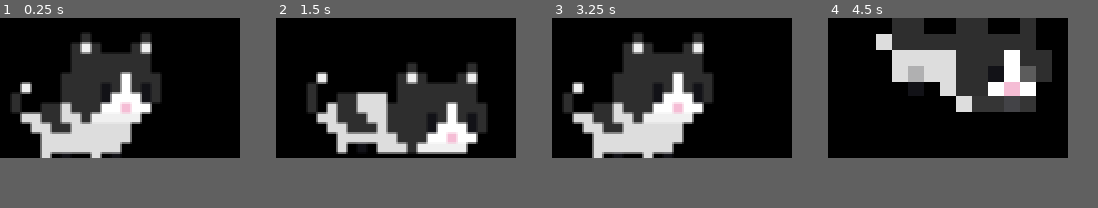
Above: before the commit, frames 1-4 (left to right).
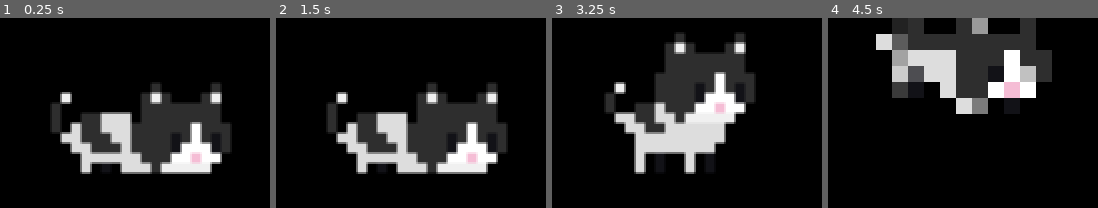
Above: after the commit, the same moments.

Repository: LaBottle/GodotDesktopPet
Game: Godot game, scene res://World.tscn
Same seed, same stepped clock (60 frames per second), same inputs: the game is played once before the commit and once after it.
Inputs (mouse positions are in pixels of both pictures, inside the frame that each line leads up to):
- Up to frame 1 (0.25 s): no input
- Up to frame 2 (1.5 s): move the mouse to (448, 80) at 0.52 s; press the mouse at (448, 80) at 0.53 s; tap Enter at 1.25 s; move the mouse to (348, 95) at 1.27 s; release the mouse at (348, 95) at 1.28 s; click (348, 95) at 1.35 s
- Up to frame 3 (3.25 s): move the mouse to (695, 57) at 2.02 s; press the mouse at (695, 57) at 2.03 s; tap Space at 2.75 s; move the mouse to (660, 116) at 2.77 s; release the mouse at (660, 116) at 2.78 s; click (660, 116) at 2.85 s
- Up to frame 4 (4.5 s): move the mouse to (1019, 109) at 3.52 s; press the mouse at (1019, 109) at 3.53 s; tap Enter at 4.25 s; move the mouse to (876, 67) at 4.27 s; release the mouse at (876, 67) at 4.28 s; click (876, 67) at 4.35 s
In our replay, the window is 120x70 before the commit and 135x95 after it. These sizes can differ from the game's own. Grey fills any space a smaller window leaves; there, only what the larger window draws over its background counts as a difference.

The runs differ from the first frame. In frame 1, 31% of the frame differs, in the area x 4-86%, y 8-83%; in frame 2, 23%; in frame 3, 24%; in frame 4, 5.2%.

Commit message:
animation edit

Diff:
--- a/Pet/Pet.tscn
+++ b/Pet/Pet.tscn
@@ -18,9 +18,7 @@
 [ext_resource path="res://Assets/white_walk_8fps/7.png" type="Texture" id=16]
 [ext_resource path="res://Assets/white_walk_8fps/4.png" type="Texture" id=17]
 [ext_resource path="res://Assets/white_drug&fall/1.png" type="Texture" id=18]
-[ext_resource path="res://Assets/white_land_8fps/0.png" type="Texture" id=19]
 [ext_resource path="res://Assets/white_drug&fall/2.png" type="Texture" id=20]
-[ext_resource path="res://Assets/white_land_8fps/1.png" type="Texture" id=21]
 [ext_resource path="res://Assets/white_run_8fps/8.png" type="Texture" id=22]
 [ext_resource path="res://Assets/white_run_8fps/2.png" type="Texture" id=23]
 [ext_resource path="res://Assets/white_run_8fps/5.png" type="Texture" id=24]
@@ -31,6 +29,8 @@
 [ext_resource path="res://Assets/white_run_8fps/4.png" type="Texture" id=29]
 [ext_resource path="res://Assets/white_run_8fps/1.png" type="Texture" id=30]
 [ext_resource path="res://Assets/white_run_8fps/7.png" type="Texture" id=31]
+[ext_resource path="res://Assets/white_land_8fps/0_1.png" type="Texture" id=32]
+[ext_resource path="res://Assets/white_land_8fps/1_1.png" type="Texture" id=33]
 
 [sub_resource type="SpriteFrames" id=2]
 animations = [ {
@@ -44,7 +44,7 @@
 "name": "idle",
 "speed": 4.0
 }, {
-"frames": [ ExtResource( 19 ), ExtResource( 21 ) ],
+"frames": [ ExtResource( 32 ), ExtResource( 33 ) ],
 "loop": false,
 "name": "land",
 "speed": 8.0
@@ -62,7 +62,7 @@
 "frames": [ ExtResource( 12 ), ExtResource( 1 ), ExtResource( 3 ), ExtResource( 4 ), ExtResource( 17 ), ExtResource( 14 ), ExtResource( 15 ), ExtResource( 16 ) ],
 "loop": true,
 "name": "walk",
-"speed": 4.0
+"speed": 3.0
 } ]
 
 [sub_resource type="Animation" id=3]
@@ -307,6 +307,7 @@
 }
 
 [node name="Pet" type="AnimatedSprite"]
+position = Vector2( 0, -7 )
 frames = SubResource( 2 )
 animation = "idle"
 frame = 1
--- a/project.godot
+++ b/project.godot
@@ -16,8 +16,8 @@
 
 [display]
 
-window/size/width=120
-window/size/height=70
+window/size/width=135
+window/size/height=95
 window/size/resizable=false
 window/size/borderless=true
 window/size/always_on_top=true
Binary file changed: Assets/white_idle_8fps/0.png
Binary file changed: Assets/white_idle_8fps/1.png
Binary file changed: Assets/white_idle_8fps/2.png
Binary file changed: Assets/white_idle_8fps/3.png
Binary file changed: Assets/white_idle_8fps/4.png
Binary file changed: Assets/white_idle_8fps/5.png
Binary file changed: Assets/white_idle_8fps/6.png
Binary file changed: Assets/white_idle_8fps/7.png
Binary file added: Assets/white_land_8fps/0_1.png
Not shown, added: Assets/white_land_8fps/0_1.png.import
Binary file changed: Assets/white_land_8fps/1.png
Binary file added: Assets/white_land_8fps/1_1.png
(and 9 more such lines)
